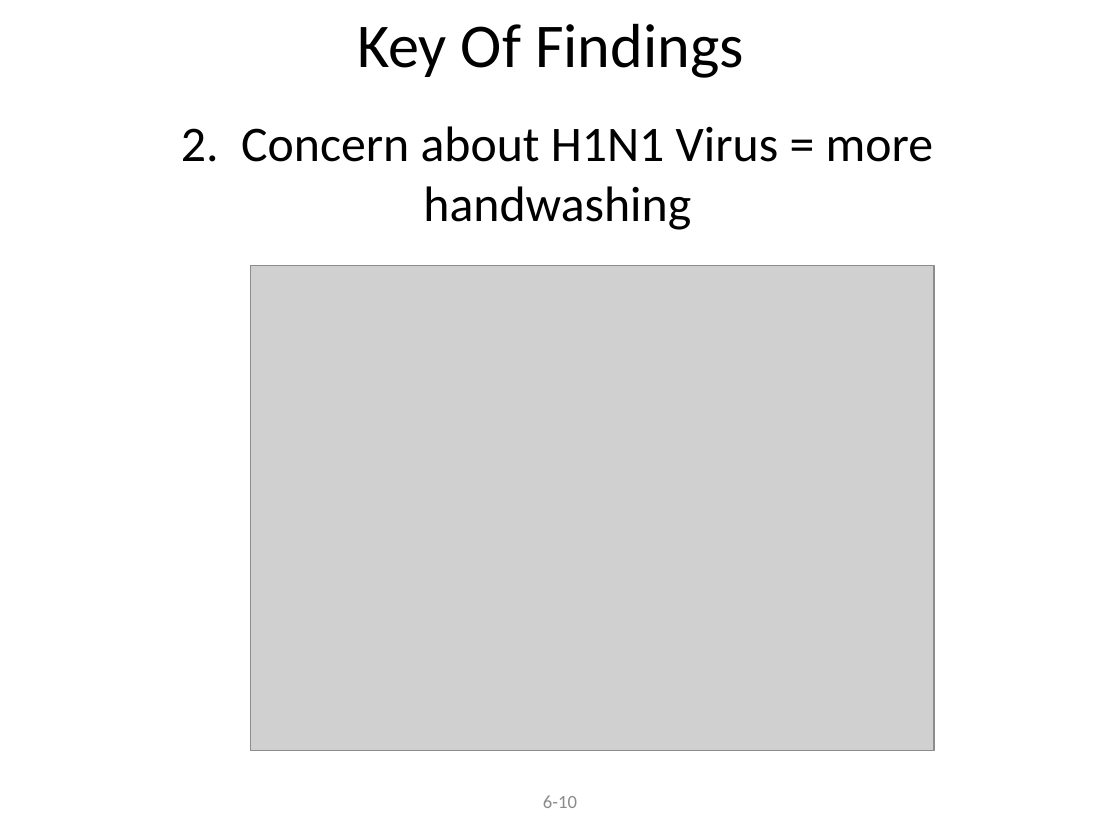
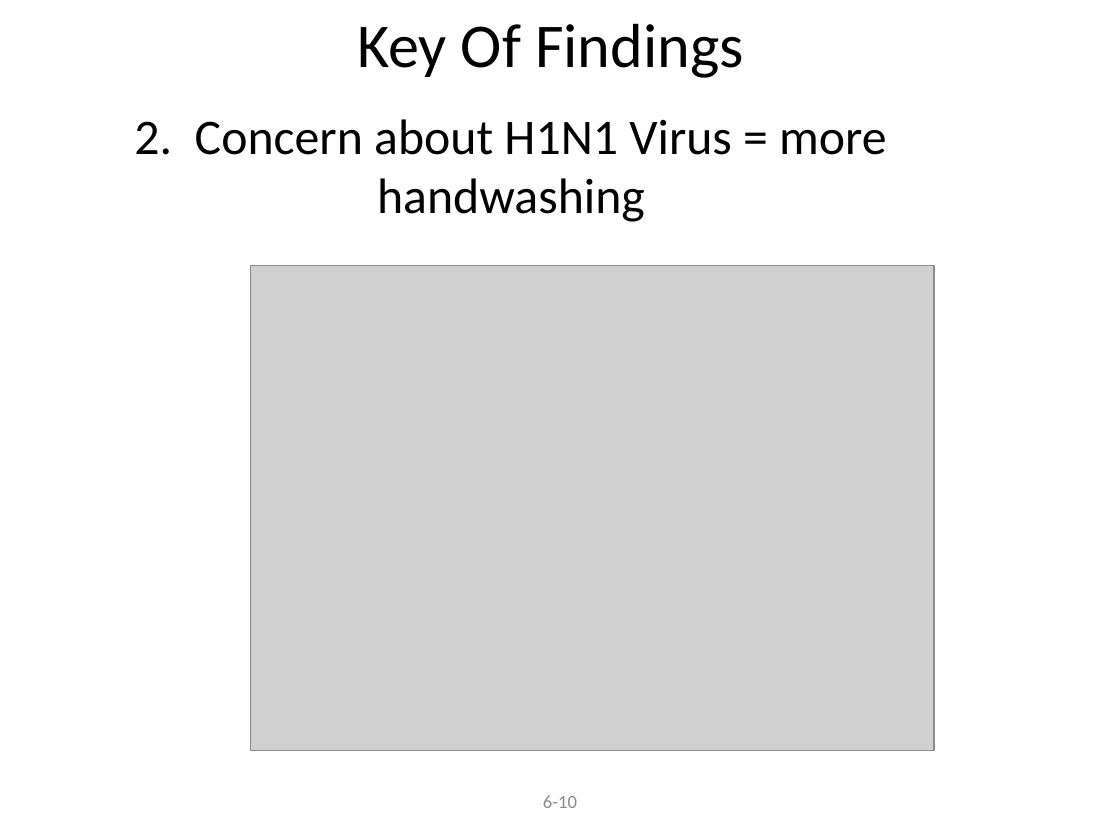
Before and after one commit to albert-raphael/alpha-group, a slide deck: slide 7 of documents/Flu_Vaccination_Predictor_Presentation.pptx. Drawn at 1120x840 pixels with LibreOffice and Linux fonts; fonts in the diff are those of the drawing; grey boxes stand for pictures. Boxes give left, top, right and bottom in pixels: in the first picture for what was removed or moved away, otherwise in the second. Text is boxed around its words. In the diff, an @@ line names an element or a change of style, - is before the commit and + after.

```diff
--- a/documents/Flu_Vaccination_Predictor_Presentation.pptx
+++ b/documents/Flu_Vaccination_Predictor_Presentation.pptx
@@ text "2. Concern about H1N1 Virus ...": place and size @@
-text "2. Concern about H1N1 Virus ..." at [181, 126, 933, 230]
+text "2. Concern about H1N1 Virus ..." at [134, 119, 886, 222]
```
Also in this commit, not shown: 2 other slides changed, 1 other file.
